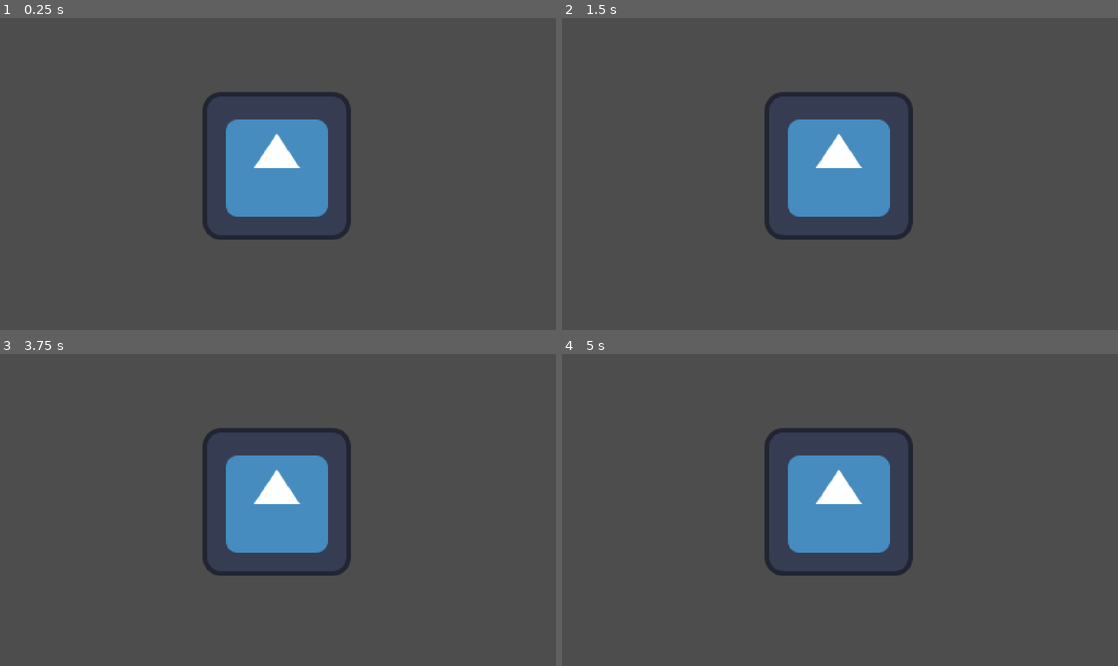
Above: before the commit, frames 1-4 (two rows, left to right).
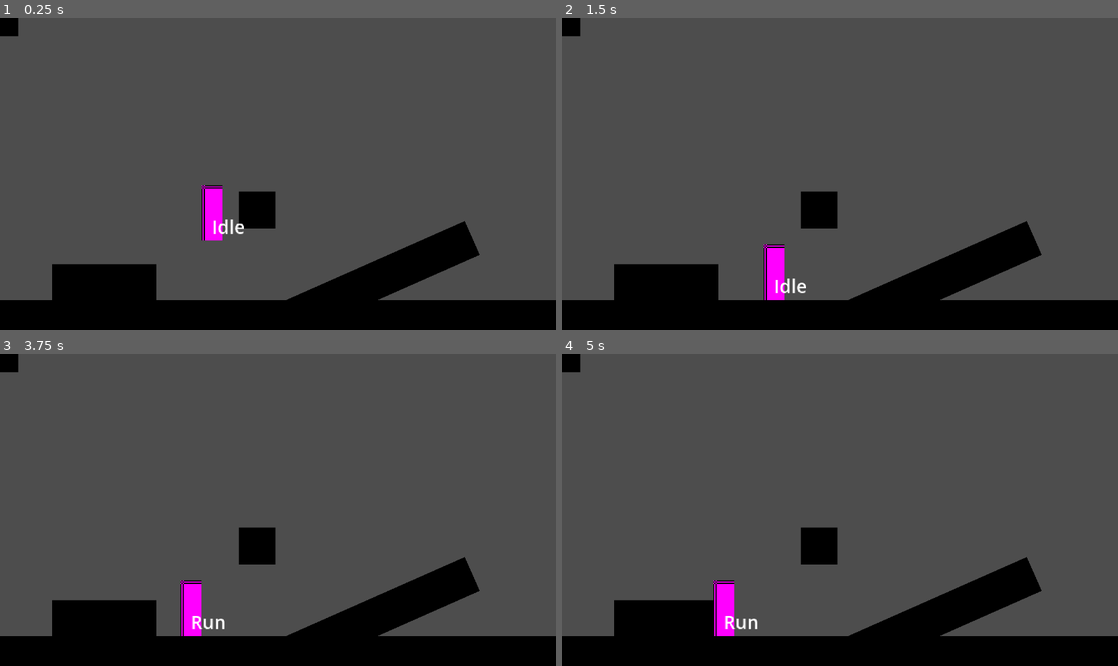
Above: after the commit, the same moments.

Repository: jbroberg42/Birdhole
Game: Godot game, scene res://scenes/playground.tscn
The game is run twice, just before and just after one commit, with the same random seed, the same clock (stepped at 60 frames per second) and the same inputs. The engine's default icon, where the game draws it, is replaced by a stand-in: a white triangle on a blue panel in a dark square.
Inputs:
- Up to frame 1 (0.25 s): no input
- Up to frame 2 (1.5 s): hold Up (up) 0.53-1.28 s; tap Z (jump) at 0.6, 0.77, 1.07, 1.35 s; tap Enter at 1.25 s; hold Down (down) from 1.28 s (still down)
- Up to frame 3 (3.75 s): tap Z (jump) at 1.52, 1.82, 2.1, 2.85, 3.02, 3.32, 3.6 s; tap Space at 2, 3.5 s; release Down (down) at 2.03 s; hold Up (up) 2.03-3.53 s; tap Enter at 2.75 s; hold Left (left, bound only after the commit) from 3.53 s (still down)
- Up to frame 4 (5 s): keep holding Left (left, bound only after the commit); tap Z (jump) at 3.77, 4.07, 4.35, 4.52, 4.82 s; tap Enter at 4.25 s

The runs differ from the first frame. In frame 1, 23% of the frame differs, in the area x 0-100%, y 0-100%; in frame 2, 23%; in frame 3, 23%; in frame 4, 23%.

Commit message:
Created Player scene and state machine
State machine has 2 states so far:
- Idle
- Run

debug label

Player moves with arrow keys

Diff:
--- /dev/null
+++ b/player/player.tscn
@@ -0,0 +1,34 @@
+[gd_scene format=3 uid="uid://bjfam45vyjgmt"]
+
+[ext_resource type="Script" uid="uid://cf8hcbb4cagda" path="res://player/scripts/player.gd" id="1_oul6g"]
+[ext_resource type="Script" uid="uid://dflop6r8vj042" path="res://player/states/idle.gd" id="2_g1dw6"]
+[ext_resource type="Script" uid="uid://713n764c6btj" path="res://player/states/run.gd" id="3_yw30f"]
+
+[sub_resource type="PlaceholderTexture2D" id="PlaceholderTexture2D_kqu6x"]
+size = Vector2(18, 48)
+
+[sub_resource type="RectangleShape2D" id="RectangleShape2D_oul6g"]
+size = Vector2(9, 48)
+
+[node name="Player" type="CharacterBody2D" unique_id=353596438]
+script = ExtResource("1_oul6g")
+
+[node name="Sprite2D" type="Sprite2D" parent="." unique_id=945643504]
+texture = SubResource("PlaceholderTexture2D_kqu6x")
+
+[node name="CollisionShape2D" type="CollisionShape2D" parent="." unique_id=503938568]
+shape = SubResource("RectangleShape2D_oul6g")
+
+[node name="States" type="Node" parent="." unique_id=505325432]
+
+[node name="Idle" type="Node" parent="States" unique_id=316133458]
+unique_name_in_owner = true
+script = ExtResource("2_g1dw6")
+
+[node name="Run" type="Node" parent="States" unique_id=1710652102]
+unique_name_in_owner = true
+script = ExtResource("3_yw30f")
+
+[node name="Label" type="Label" parent="." unique_id=1688887284]
+offset_right = 40.0
+offset_bottom = 23.0
--- /dev/null
+++ b/player/scripts/player.gd
@@ -0,0 +1,97 @@
+class_name Player extends CharacterBody2D
+
+#region /// Export Variables
+@export var move_speed = 100
+#endregion
+
+#region /// State Machine Variables
+var states : Array[ PlayerState ]
+var current_state : PlayerState :
+	get : return states.front()
+var previous_state : PlayerState :
+	get : return states[ 1 ]
+#endregion
+
+#region /// standard variables
+var direction : Vector2 = Vector2.ZERO
+var gravity : float = 980
+#endregion
+
+
+func _ready() -> void:
+	# initialize states
+	initialize_states()
+	pass
+
+
+func _unhandled_input(event: InputEvent) -> void:
+	change_state(current_state.handle_input(event))
+	pass
+
+
+func _process(_delta: float) -> void:
+	update_direction()
+	change_state(current_state.process(_delta))
+	pass
+
+
+func _physics_process(_delta: float) -> void:
+	velocity.y += gravity * _delta
+	change_state(current_state.physics_process(_delta))
+	move_and_slide()
+	pass
+
+
+func initialize_states() -> void:
+	states = [ ]
+	# gather all states
+	for c in $States.get_children():
+		if c is PlayerState:
+			states.append(c)
+			c.player = self
+		pass
+	print(states)
+
+	if states.size() == 0:
+		return
+
+	# initialize all states
+	for state in states:
+		state.init()
+
+	# set our first state
+	change_state( current_state )
+	current_state.enter()
+	$Label.text = current_state.name
+	pass
+
+
+
+func change_state(new_state : PlayerState) -> void:
+	# check if new state is new
+	if new_state == null:
+		return
+	elif new_state == current_state:
+		return
+
+	# if the current state is valid, call exit function
+	if current_state:
+		current_state.exit()
+
+	# put the new state at the beginning of the states array and call its enter function
+	states.push_front(new_state)
+	current_state.enter()
+
+	# keep the array a manageable size
+	states.resize(3)
+	$Label.text = current_state.name
+	pass
+
+
+func update_direction() -> void:
+	#var prev_direction : Vector2 = direction
+	#var x_axis = Input.get_axis("left", "right")
+	#var y_axis = Input.get_axis("jump", "down")
+	#direction = Vector2(x_axis, y_axis)
+	direction = Input.get_vector("left", "right", "up", "down")
+	pass
--- /dev/null
+++ b/player/states/00_player_state.gd
@@ -0,0 +1,45 @@
+@icon("res://player/states/state.svg")
+class_name PlayerState extends Node
+
+var player : Player
+var next_state : PlayerState
+
+#region /// state references
+# reference to all other states
+@onready var idle: PlayerStateIdle = %Idle
+@onready var run: PlayerStateRun = %Run
+#endregion
+
+
+# What happens when this state is initialized?
+func init() -> void:
+	print ("init: ", name)
+	pass
+
+
+# What happens when we enter this state?
+func enter() -> void:
+	print ("enter: ", name)
+	pass
+
+
+# What happens when we exit this state?
+func exit() -> void:
+	print ("exit: ", name)
+	pass
+
+
+# What happens when input is pressed?
+# Returns the state that the player should switch to (or stay in)
+func handle_input( _event : InputEvent ) -> PlayerState:
+	return next_state
+
+
+# What happens each process tick in this state?
+func process(_delta: float) -> PlayerState:
+	return next_state
+
+
+# What happens each process tick in this state?
+func physics_process(_delta: float) -> PlayerState:
+	return next_state
--- /dev/null
+++ b/player/states/idle.gd
@@ -0,0 +1,35 @@
+class_name PlayerStateIdle extends PlayerState
+
+
+# What happens when this state is initialized?
+func init() -> void:
+	pass
+
+
+# What happens when we enter this state?
+func enter() -> void:
+	pass
+
+
+# What happens when we exit this state?
+func exit() -> void:
+	pass
+
+
+# What happens when input is pressed?
+# Returns the state that the player should switch to (or stay in)
+func handle_input( _event : InputEvent ) -> PlayerState:
+	return next_state
+
+
+# What happens each process tick in this state?
+func process(_delta: float) -> PlayerState:
+	if player.direction.x != 0:
+		return run
+	return next_state
+
+
+# What happens each process tick in this state?
+func physics_process(_delta: float) -> PlayerState:
+	player.velocity.x = 0
+	return next_state
--- /dev/null
+++ b/player/states/run.gd
@@ -0,0 +1,34 @@
+class_name PlayerStateRun extends PlayerState
+
+# What happens when this state is initialized?
+func init() -> void:
+	pass
+
+
+# What happens when we enter this state?
+func enter() -> void:
+	pass
+
+
+# What happens when we exit this state?
+func exit() -> void:
+	pass
+
+
+# What happens when input is pressed?
+# Returns the state that the player should switch to (or stay in)
+func handle_input( _event : InputEvent ) -> PlayerState:
+	return next_state
+
+
+# What happens each process tick in this state?
+func process(_delta: float) -> PlayerState:
+	if player.direction.x == 0:
+		return idle
+	return next_state
+
+
+# What happens each process tick in this state?
+func physics_process(_delta: float) -> PlayerState:
+	player.velocity.x = player.direction.x * player.move_speed
+	return next_state
--- /dev/null
+++ b/player/states/state.svg
@@ -0,0 +1,15 @@
+<svg width="16" height="16" viewBox="0 0 16 16" fill="none" xmlns="http://www.w3.org/2000/svg">
+<g clip-path="url(#clip0_3311_68)">
+<circle cx="8" cy="8" r="8" fill="#505050"/>
+<circle cx="8" cy="8" r="5" fill="#FF4A4A"/>
+<path d="M6 1V6H1L6 1Z" fill="#E5E5E5"/>
+<path d="M16 11V16H11L16 11Z" fill="#FF4A4A"/>
+<path d="M5 4L1 0H0V1L4 5L5 4Z" fill="#E5E5E5"/>
+<path d="M11 10L10 11L14 15L15 14L11 10Z" fill="#FF4A4A"/>
+</g>
+<defs>
+<clipPath id="clip0_3311_68">
+<rect width="16" height="16" fill="white"/>
+</clipPath>
+</defs>
+</svg>
--- a/project.godot
+++ b/project.godot
@@ -27,7 +27,7 @@
 
 left={
 "deadzone": 0.2,
-"events": [Object(InputEventKey,"resource_local_to_scene":fa …(145 unchanged characters)… lse,"keycode":0,"physical_keycode":4194321,"key_label":0,"unicode":0,"location":0,"echo":false,"script":null)
+"events": [Object(InputEventKey,"resource_local_to_scene":fa …(145 unchanged characters)… lse,"keycode":0,"physical_keycode":4194319,"key_label":0,"unicode":0,"location":0,"echo":false,"script":null)
 ]
 }
 right={
--- a/scenes/playground.tscn
+++ b/scenes/playground.tscn
@@ -1,9 +1,82 @@
 [gd_scene format=3 uid="uid://cwtxpbxyy1dhf"]
 
-[ext_resource type="Texture2D" uid="uid://jhcpfsj3tgph" path="res://assets/sprites/icon.svg" id="1_hddm4"]
+[ext_resource type="PackedScene" uid="uid://bjfam45vyjgmt" path="res://player/player.tscn" id="1_hddm4"]
+
+[sub_resource type="Gradient" id="Gradient_maef2"]
+offsets = PackedFloat32Array(0.006024096, 1)
+colors = PackedColorArray(0, 0, 0, 1, 0, 0, 0, 1)
+
+[sub_resource type="GradientTexture2D" id="GradientTexture2D_hddm4"]
+gradient = SubResource("Gradient_maef2")
+width = 32
+height = 32
+
+[sub_resource type="RectangleShape2D" id="RectangleShape2D_qchbg"]
+size = Vector2(32, 32)
+
+[sub_resource type="GradientTexture2D" id="GradientTexture2D_qchbg"]
+gradient = SubResource("Gradient_maef2")
+width = 32
+height = 32
 
 [node name="playground" type="Node2D" unique_id=1017850808]
 
-[node name="Icon" type="Sprite2D" parent="." unique_id=374361835]
-position = Vector2(239, 128)
-texture = ExtResource("1_hddm4")
+[node name="Sprite2D" type="Sprite2D" parent="." unique_id=1076091297]
+texture = SubResource("GradientTexture2D_hddm4")
+
+[node name="StaticBody2D" type="StaticBody2D" parent="Sprite2D" unique_id=989016995]
+
+[node name="CollisionShape2D" type="CollisionShape2D" parent="Sprite2D/StaticBody2D" unique_id=1179388983]
+shape = SubResource("RectangleShape2D_qchbg")
+
+[node name="CollisionShape2D2" type="CollisionShape2D" parent="Sprite2D/StaticBody2D" unique_id=385272860]
+shape = SubResource("RectangleShape2D_qchbg")
+
+[node name="Sprite2D4" type="Sprite2D" parent="." unique_id=830574428]
+position = Vector2(222, 166)
+texture = SubResource("GradientTexture2D_hddm4")
+
+[node name="StaticBody2D" type="StaticBody2D" parent="Sprite2D4" unique_id=1117837280]
+
+[node name="CollisionShape2D" type="CollisionShape2D" parent="Sprite2D4/StaticBody2D" unique_id=657687946]
+shape = SubResource("RectangleShape2D_qchbg")
+
+[node name="CollisionShape2D2" type="CollisionShape2D" parent="Sprite2D4/StaticBody2D" unique_id=1738510483]
+shape = SubResource("RectangleShape2D_qchbg")
+
+[node name="Sprite2D5" type="Sprite2D" parent="." unique_id=145296142]
+position = Vector2(325, 226.99998)
+rotation = -0.4171972
+scale = Vector2(5.6536655, 1)
+texture = SubResource("GradientTexture2D_hddm4")
+
+[node name="StaticBody2D" type="StaticBody2D" parent="Sprite2D5" unique_id=157731967]
+
+[node name="CollisionShape2D" type="CollisionShape2D" parent="Sprite2D5/StaticBody2D" unique_id=2124000702]
+shape = SubResource("RectangleShape2D_qchbg")
+
+[node name="CollisionShape2D2" type="CollisionShape2D" parent="Sprite2D5/StaticBody2D" unique_id=91963625]
+shape = SubResource("RectangleShape2D_qchbg")
+
+[node name="Sprite2D3" type="Sprite2D" parent="." unique_id=312753668]
+position = Vector2(90, 229)
+scale = Vector2(2.8125, 1)
+texture = SubResource("GradientTexture2D_qchbg")
+
+[node name="StaticBody2D" type="StaticBody2D" parent="Sprite2D3" unique_id=97988525]
+
+[node name="CollisionShape2D" type="CollisionShape2D" parent="Sprite2D3/StaticBody2D" unique_id=979144115]
+shape = SubResource("RectangleShape2D_qchbg")
+
+[node name="Sprite2D2" type="Sprite2D" parent="." unique_id=678746495]
+position = Vector2(238.00002, 260)
+scale = Vector2(15.71875, 1)
+texture = SubResource("GradientTexture2D_hddm4")
+
+[node name="StaticBody2D" type="StaticBody2D" parent="Sprite2D2" unique_id=1463221775]
+
+[node name="CollisionShape2D" type="CollisionShape2D" parent="Sprite2D2/StaticBody2D" unique_id=1634272942]
+shape = SubResource("RectangleShape2D_qchbg")
+
+[node name="Player" parent="." unique_id=353596438 instance=ExtResource("1_hddm4")]
+position = Vector2(183, 136)
Not shown, added: player/scripts/player.gd.uid
Not shown, added: player/states/00_player_state.gd.uid
Not shown, added: player/states/idle.gd.uid
Not shown, added: player/states/run.gd.uid
Not shown, added: player/states/state.svg.import
Not shown, changed: .DS_Store
Not shown, added: assets/fonts/.DS_Store
Not shown, added: player/.DS_Store
